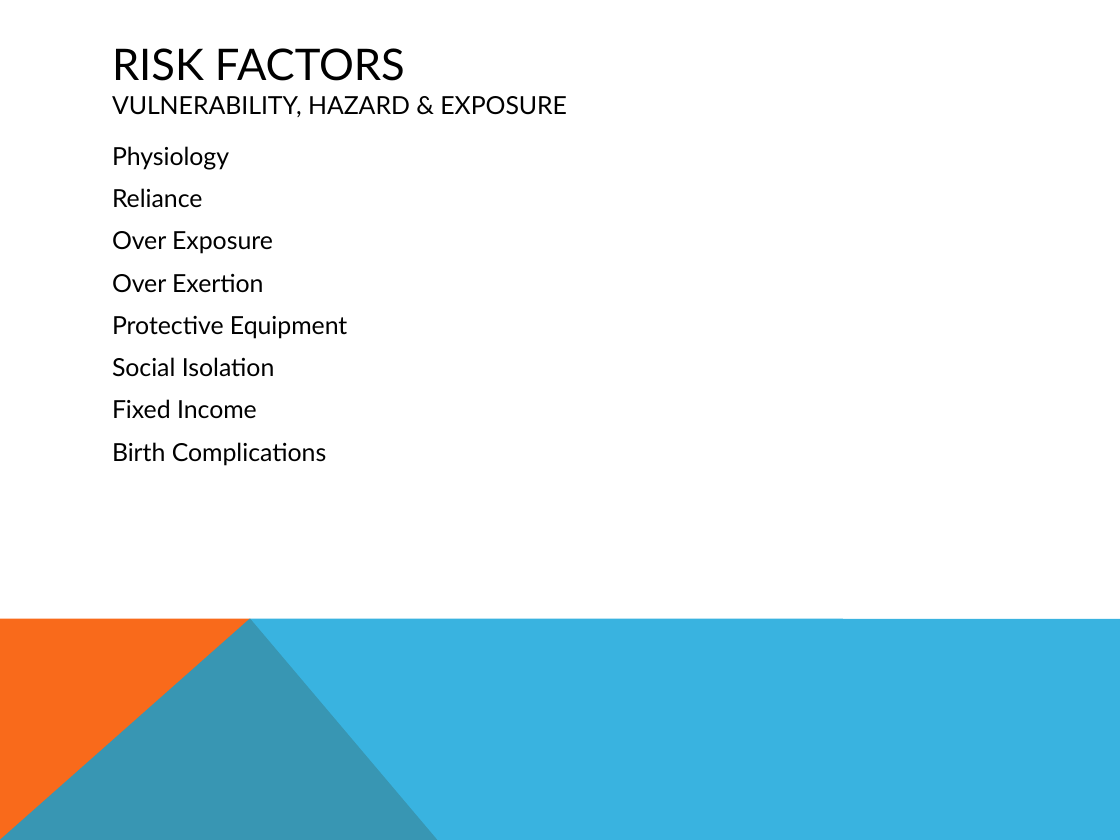
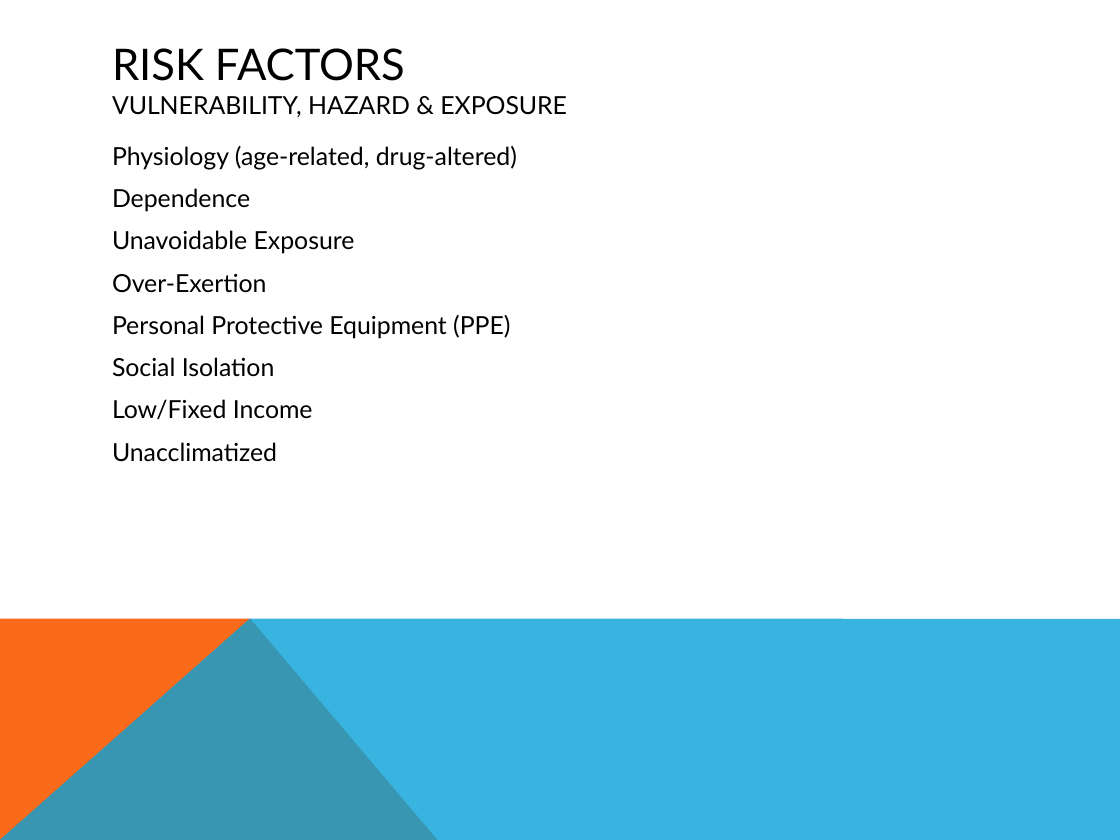
Before and after one commit to hunterjonesm/NIHHIS-Northeast, a slide deck: slide 16 of NIHHIS Use Cases Draft Process Document.pptx (slide 11 before the commit). Drawn at 1120x840 pixels with LibreOffice and Linux fonts; fonts in the diff are those of the drawing. Boxes give left, top, right and bottom in pixels: in the first picture for what was removed or moved away, otherwise in the second. Text is boxed around its words. In the diff, an @@ line names an element or a change of style, - is before the commit and + after.

Commit message:
new slides

```diff
--- a/NIHHIS Use Cases Draft Process Document.pptx
+++ b/NIHHIS Use Cases Draft Process Document.pptx
@@ text at [112,146,517,339]: text changed @@
-Physiology
-Reliance
-Over Exposure
-Over Exertion
-Protective Equipment
+Physiology (age-related, drug-altered)
+Dependence
+Unavoidable Exposure
+Over-Exertion
+Personal Protective Equipment (PPE)
@@ text at [112,399,313,462]: text changed @@
-Fixed Income
-Birth Complications
+Low/Fixed Income
+Unacclimatized
```
Also in this commit, not shown: 3 other slides changed, 10 slides added.
